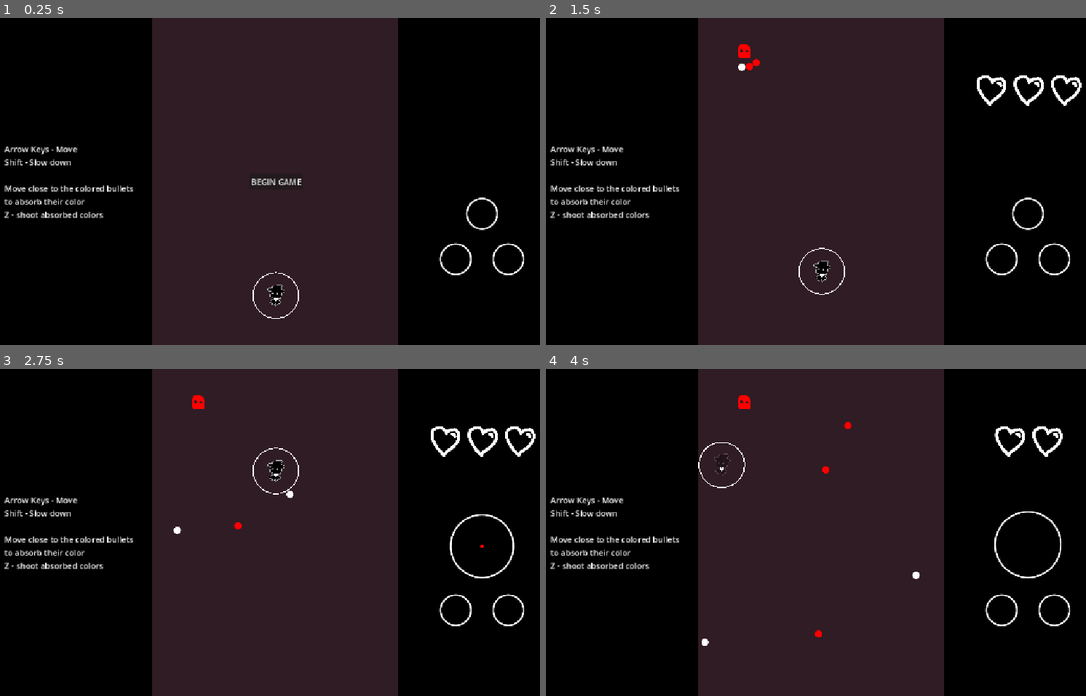
Above: before the commit, frames 1-4 (two rows, left to right).
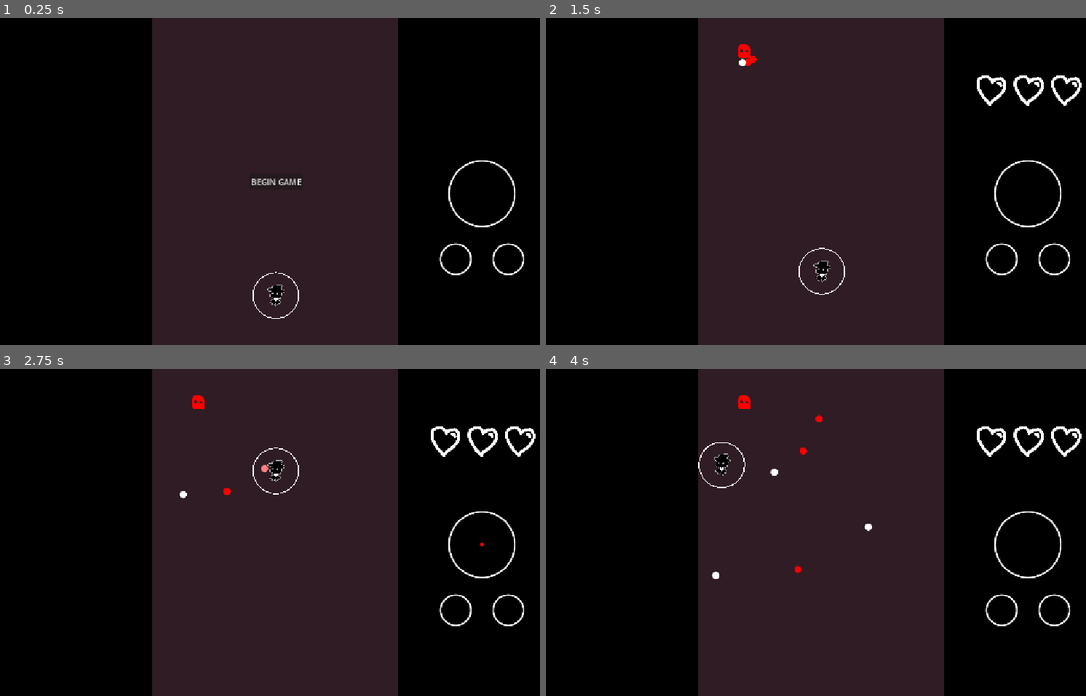
Above: after the commit, the same moments.

Repository: piksalchaos/bullet-hell
Game: Godot game, scene res://scenes/game.tscn
The game is run twice, just before and just after one commit, with the same random seed, the same clock (stepped at 60 frames per second) and the same inputs.
Inputs:
- Up to frame 1 (0.25 s): no input
- Up to frame 2 (1.5 s): click "BEGIN GAME" at 0.5 s; tap Enter at 1.25 s; hold Up (up) from 1.28 s (still down); hold Z (shoot) from 1.28 s (still down)
- Up to frame 3 (2.75 s): keep holding Up (up); release Z (shoot) at 2.03 s; tap Z (shoot) at 2.1 s
- Up to frame 4 (4 s): release Up (up) at 2.78 s; hold Shift (slow) 2.78-3.53 s; hold Left (left) from 2.78 s (still down); tap Z (shoot) at 3.05, 3.6 s

The runs differ from the first frame. In frame 1, 1.3% of the frame differs, in the area x 0-96%, y 39-65%; in frame 2, 1.4%; in frame 3, 1.4%; in frame 4, 2.1%, in the area x 0-100%, y 14-85%.

Commit message:
working on tutorial level!
- also messed around with round system a bit

Diff:
--- a/project.godot
+++ b/project.godot
@@ -31,6 +31,7 @@
 [global_group]
 
 bullet_components=""
+spawners=""
 
 [input]
 
--- a/scenes/bullets/ghost_bullet.gd
+++ b/scenes/bullets/ghost_bullet.gd
@@ -1,6 +1,6 @@
 extends Node2D
 
-@export var speed := 180.0
+@export var speed := 130.0
 @export var initial_color_id: Globals.COLOR_ID
 @onready var color_component: ColorComponent = $ColorComponent
 
--- a/scenes/components/hitbox_component.gd
+++ b/scenes/components/hitbox_component.gd
@@ -1,8 +1,8 @@
 class_name HitboxComponent extends Area2D
 
 @export var health_component: HealthComponent
-@export var color_id: Globals.COLOR_ID
+@export var color_component: ColorComponent
 
 func hit(damage: int, bullet_color_id: Globals.COLOR_ID):
-	if not health_component or color_id != bullet_color_id: return
+	if not health_component or color_component.color_id != bullet_color_id: return
 	health_component.attack(damage)
--- /dev/null
+++ b/scenes/enemy_spawners/dummy_spawner.gd
@@ -0,0 +1,13 @@
+extends Marker2D
+
+const DUMMY_ENEMY = preload("uid://dn0cnxlnduxm7")
+
+@export var initial_color_id: Globals.COLOR_ID
+
+func begin() -> void:
+	var enemy = DUMMY_ENEMY.instantiate()
+	enemy.position = Vector2(position.x, -100)
+	enemy.starting_position = position
+	enemy.initial_color_id = initial_color_id
+	Globals.enemy_container.add_child(enemy)
+	enemy.tree_exited.connect(queue_free)
--- /dev/null
+++ b/scenes/enemy_spawners/dummy_spawner.tscn
@@ -0,0 +1,6 @@
+[gd_scene load_steps=2 format=3 uid="uid://cke06xgosg1yn"]
+
+[ext_resource type="Script" uid="uid://n6f0evbw4vn7" path="res://scenes/enemy_spawners/dummy_spawner.gd" id="1_0o63v"]
+
+[node name="DummySpawner" type="Marker2D" groups=["spawners"]]
+script = ExtResource("1_0o63v")
--- a/scenes/enemy_spawners/ghost_enemy_spawner.tscn
+++ b/scenes/enemy_spawners/ghost_enemy_spawner.tscn
@@ -2,5 +2,5 @@
 
 [ext_resource type="Script" uid="uid://cpvgpkefedhkk" path="res://scenes/enemy_spawners/ghost_enemy_spawner.gd" id="1_baypi"]
 
-[node name="GhostEnemySpawner" type="Marker2D"]
+[node name="GhostEnemySpawner" type="Marker2D" groups=["spawners"]]
 script = ExtResource("1_baypi")
--- a/scenes/enemy_spawners/timer_spawner.tscn
+++ /dev/null
@@ -1,12 +0,0 @@
-[gd_scene load_steps=2 format=3 uid="uid://dcit7wu58ad5n"]
-
-[ext_resource type="Script" uid="uid://c0g1glllnv7kc" path="res://scenes/enemy_spawners/timer_spawner.gd" id="1_k7vi6"]
-
-[node name="TimerSpawner" type="Node2D"]
-script = ExtResource("1_k7vi6")
-
-[node name="Timer" type="Timer" parent="."]
-one_shot = true
-
-[connection signal="child_order_changed" from="." to="." method="_on_child_order_changed"]
-[connection signal="timeout" from="Timer" to="." method="_on_timer_timeout"]
--- /dev/null
+++ b/scenes/entities/enemies/dummy_enemy.gd
@@ -0,0 +1,41 @@
+extends Node2D
+
+const GHOST_BULLET = preload("res://scenes/bullets/ghost_bullet.tscn")
+const TWEEN_ENTER_DURATION := 0.75
+const TWEEN_EXIT_DURATION := 1.5
+@onready var bullet_timer: Timer = $BulletTimer
+@onready var color_component: ColorComponent = $ColorComponent
+
+@export var starting_position: Vector2
+@export var initial_color_id: Globals.COLOR_ID
+
+func _ready() -> void:
+	change_position(starting_position, begin_attacking, TWEEN_ENTER_DURATION)
+	color_component.color_id = initial_color_id
+
+func change_position(
+	new_position: Vector2,
+	callback: Callable = func(): pass,
+	tween_duration: float = TWEEN_ENTER_DURATION,
+	ease_type: Tween.EaseType = Tween.EASE_OUT
+) -> void:
+	var tween = get_tree().create_tween()
+	tween.tween_property(self, "position", new_position, tween_duration) \
+	 	 .set_ease(ease_type) \
+		 .set_trans(Tween.TRANS_SINE)
+	tween.tween_callback(callback)
+
+func begin_attacking() -> void:
+	shoot()
+	bullet_timer.start()
+
+func _on_bullet_timer_timeout() -> void:
+	shoot()
+
+func shoot() -> void:
+	print('wa')
+	var bullet = GHOST_BULLET.instantiate()
+	bullet.position = position
+	bullet.rotation = (Globals.player_position - position).angle()
+	bullet.initial_color_id = initial_color_id
+	Globals.bullet_container.add_child(bullet)
--- /dev/null
+++ b/scenes/entities/enemies/dummy_enemy.tscn
@@ -0,0 +1,35 @@
+[gd_scene load_steps=7 format=3 uid="uid://dn0cnxlnduxm7"]
+
+[ext_resource type="Script" uid="uid://mhrmws40cvwd" path="res://scenes/entities/enemies/dummy_enemy.gd" id="1_ummet"]
+[ext_resource type="PackedScene" uid="uid://xqi3gat184am" path="res://scenes/components/color_component.tscn" id="2_4b57w"]
+[ext_resource type="Texture2D" uid="uid://cuywvpoxd4211" path="res://images/dummy.png" id="3_1cytd"]
+[ext_resource type="PackedScene" uid="uid://m6r4ofi4qdxx" path="res://scenes/components/hitbox_component.tscn" id="4_xwkor"]
+[ext_resource type="PackedScene" uid="uid://djgvpk2hk284t" path="res://scenes/components/health_component.tscn" id="5_glh40"]
+
+[sub_resource type="CapsuleShape2D" id="CapsuleShape2D_03np2"]
+radius = 26.0
+height = 60.0
+
+[node name="DummyEnemy" type="Node2D"]
+script = ExtResource("1_ummet")
+
+[node name="Sprite2D" type="Sprite2D" parent="."]
+scale = Vector2(0.4, 0.36)
+texture = ExtResource("3_1cytd")
+
+[node name="ColorComponent" parent="." instance=ExtResource("2_4b57w")]
+
+[node name="HitboxComponent" parent="." node_paths=PackedStringArray("health_component", "color_component") instance=ExtResource("4_xwkor")]
+health_component = NodePath("../HealthComponent")
+color_component = NodePath("../ColorComponent")
+
+[node name="CollisionShape2D" type="CollisionShape2D" parent="HitboxComponent"]
+shape = SubResource("CapsuleShape2D_03np2")
+
+[node name="HealthComponent" parent="." instance=ExtResource("5_glh40")]
+max_health = 4
+
+[node name="BulletTimer" type="Timer" parent="."]
+wait_time = 1.5
+
+[connection signal="timeout" from="BulletTimer" to="." method="_on_bullet_timer_timeout"]
--- a/scenes/entities/enemies/ghost_enemy.tscn
+++ b/scenes/entities/enemies/ghost_enemy.tscn
@@ -16,9 +16,9 @@
 scale = Vector2(0.3, 0.3)
 texture = ExtResource("2_b7aru")
 
-[node name="HitboxComponent" parent="." node_paths=PackedStringArray("health_component") instance=ExtResource("3_h2v7a")]
+[node name="HitboxComponent" parent="." node_paths=PackedStringArray("health_component", "color_component") instance=ExtResource("3_h2v7a")]
 health_component = NodePath("../HealthComponent")
-color_id = null
+color_component = NodePath("../ColorComponent")
 
 [node name="CollisionShape2D2" type="CollisionShape2D" parent="HitboxComponent"]
 shape = SubResource("CircleShape2D_defa4")
--- a/scenes/entities/player/player.gd
+++ b/scenes/entities/player/player.gd
@@ -1,4 +1,6 @@
 class_name Player extends Area2D
+
+@export var is_vulnerable := true
 
 @onready var cooldown_timer: Timer = $CooldownTimer
 @onready var sprite_2d: Sprite2D = $Sprite2D
@@ -27,7 +29,8 @@
 	Globals.update_player_position(position)
 
 func hit() -> void:
-	got_hit.emit()
+	if is_vulnerable:
+		got_hit.emit()
 	sprite_2d.modulate.a = COOLDOWN_ALPHA
 	is_on_cooldown = true
 	cooldown_timer.start()
--- a/scenes/game.tscn
+++ b/scenes/game.tscn
@@ -6,7 +6,7 @@
 [ext_resource type="PackedScene" uid="uid://whf6whxkmq2" path="res://scenes/entities/player/player.tscn" id="3_p57ef"]
 [ext_resource type="PackedScene" uid="uid://473s7ceqps1b" path="res://scenes/round_manager/round.tscn" id="4_p57ef"]
 [ext_resource type="PackedScene" uid="uid://d1qnmgu3nadmv" path="res://scenes/enemy_spawners/ghost_enemy_spawner.tscn" id="5_p57ef"]
-[ext_resource type="PackedScene" uid="uid://dcit7wu58ad5n" path="res://scenes/enemy_spawners/timer_spawner.tscn" id="6_u5sy4"]
+[ext_resource type="PackedScene" uid="uid://dcit7wu58ad5n" path="res://scenes/round_manager/timer_round.tscn" id="6_u5sy4"]
 
 [node name="Game" type="Node"]
 script = ExtResource("1_p57ef")
--- a/scenes/gui/hud.tscn
+++ b/scenes/gui/hud.tscn
@@ -23,6 +23,7 @@
 color = Color(0, 0, 0, 1)
 
 [node name="Label" type="Label" parent="LeftBar"]
+visible = false
 layout_mode = 1
 anchors_preset = 8
 anchor_left = 0.5
--- a/scenes/gui/palette/palette.gd
+++ b/scenes/gui/palette/palette.gd
@@ -7,6 +7,7 @@
 const TWEEN_DURATION = 0.35
 
 const PALETTE_COLOR = preload("uid://cnfbbe0r3do7e")
+@onready var color_container: Control = $ColorContainer
 var selected_primary_color_index: int = 0
 var rotation_factor: int = 0
 
@@ -15,13 +16,17 @@
 	SignalBus.selected_color_changed.connect(_on_selected_color_changed)
 	for i in Globals.PRIMARY_COLORS.size():
 		var palette_color = PALETTE_COLOR.instantiate()
+		palette_color.color_id = Globals.PRIMARY_COLORS[i]
+		color_container.add_child(palette_color)
 		var angle = i * PI*(2.0/3) - PI/2
-		palette_color.position = Vector2(cos(angle), sin(angle)) * CENTER_DISTANCE
-		palette_color.color_id = Globals.PRIMARY_COLORS[i]
-		add_child(palette_color)
+		if i == selected_primary_color_index:
+			palette_color.position = Vector2(cos(angle), sin(angle)) * SELECTED_CENTER_DISTANCE
+			palette_color.radius = SELECTED_RADIUS
+		else:
+			palette_color.position = Vector2(cos(angle), sin(angle)) * CENTER_DISTANCE
 
 func _on_color_amount_changed(primary_color_index, percentage):
-	get_child(primary_color_index).percentage = percentage
+	color_container.get_child(primary_color_index).percentage = percentage
 
 func _on_selected_color_changed(primary_color_index):
 	var primary_color_count = Globals.PRIMARY_COLORS.size()
@@ -33,12 +38,12 @@
 		rotation_factor -= cw_offset
 
 	var tween = get_tree().create_tween()
-	tween.tween_property(self, "rotation", rotation_factor * PI*(2.0/3), TWEEN_DURATION) \
+	tween.tween_property(color_container, "rotation", rotation_factor * PI*(2.0/3), TWEEN_DURATION) \
 		.set_ease(Tween.EASE_OUT).set_trans(Tween.TRANS_QUAD)
 	tween.set_parallel()
 
-	var selected_color = get_child(primary_color_index)
-	var previous_selected_color = get_child(selected_primary_color_index)
+	var selected_color = color_container.get_child(primary_color_index)
+	var previous_selected_color = color_container.get_child(selected_primary_color_index)
 	#
 	tween.tween_property(selected_color, "radius", SELECTED_RADIUS, TWEEN_DURATION) \
 		.set_ease(Tween.EASE_OUT).set_trans(Tween.TRANS_QUAD)
--- a/scenes/gui/palette/palette.tscn
+++ b/scenes/gui/palette/palette.tscn
@@ -1,8 +1,10 @@
-[gd_scene load_steps=2 format=3 uid="uid://c0hmb6lqnynne"]
+[gd_scene load_steps=3 format=3 uid="uid://c0hmb6lqnynne"]
 
 [ext_resource type="Script" uid="uid://b0tkj077blslc" path="res://scenes/gui/palette/palette.gd" id="1_dv22i"]
+[ext_resource type="Texture2D" uid="uid://c2egoeq5g6day" path="res://images/palette_arrow.png" id="2_j3s2e"]
 
-[node name="Palette" type="Container"]
+[node name="Palette" type="Control"]
+layout_mode = 3
 anchors_preset = 8
 anchor_left = 0.5
 anchor_top = 0.5
@@ -11,3 +13,99 @@
 grow_horizontal = 2
 grow_vertical = 2
 script = ExtResource("1_dv22i")
+
+[node name="ColorContainer" type="Control" parent="."]
+anchors_preset = 0
+offset_right = 40.0
+offset_bottom = 40.0
+
+[node name="TextureRect" type="TextureRect" parent="."]
+visible = false
+layout_mode = 1
+anchors_preset = 8
+anchor_left = 0.5
+anchor_top = 0.5
+anchor_right = 0.5
+anchor_bottom = 0.5
+offset_left = 85.0
+offset_top = -89.0
+offset_right = 185.0
+offset_bottom = 11.0
+grow_horizontal = 2
+grow_vertical = 2
+rotation = 0.2617994
+pivot_offset = Vector2(50, 0)
+texture = ExtResource("2_j3s2e")
+expand_mode = 1
+
+[node name="Label" type="Label" parent="TextureRect"]
+layout_mode = 0
+offset_left = 19.74669
+offset_top = 18.459106
+offset_right = 59.74669
+offset_bottom = 41.459106
+rotation = -0.6584221
+text = "S"
+
+[node name="TextureRect2" type="TextureRect" parent="."]
+visible = false
+layout_mode = 1
+anchors_preset = 8
+anchor_left = 0.5
+anchor_top = 0.5
+anchor_right = 0.5
+anchor_bottom = 0.5
+offset_left = -185.0
+offset_top = -89.0
+offset_right = -85.0
+offset_bottom = 11.0
+grow_horizontal = 2
+grow_vertical = 2
+rotation = -0.2617994
+pivot_offset = Vector2(50, 0)
+texture = ExtResource("2_j3s2e")
+expand_mode = 1
+flip_h = true
+
+[node name="Label" type="Label" parent="TextureRect2"]
+layout_mode = 0
+offset_left = 71.55995
+offset_top = 16.12975
+offset_right = 111.55995
+offset_bottom = 39.129753
+rotation = 0.78136456
+text = "A"
+
+[node name="Label" type="Label" parent="."]
+visible = false
+layout_mode = 1
+anchors_preset = 8
+anchor_left = 0.5
+anchor_top = 0.5
+anchor_right = 0.5
+anchor_bottom = 0.5
+offset_left = -73.0
+offset_top = 68.0
+offset_right = -33.0
+offset_bottom = 91.0
+grow_horizontal = 2
+grow_vertical = 2
+text = "A"
+horizontal_alignment = 1
+
+[node name="Label2" type="Label" parent="."]
+visible = false
+layout_mode = 1
+anchors_preset = 8
+anchor_left = 0.5
+anchor_top = 0.5
+anchor_right = 0.5
+anchor_bottom = 0.5
+offset_left = 33.0
+offset_top = 68.0
+offset_right = 73.0
+offset_bottom = 91.0
+grow_horizontal = 2
+grow_vertical = 2
+text = "S"
+horizontal_alignment = 1
--- a/scenes/round_manager/round.gd
+++ b/scenes/round_manager/round.gd
@@ -1,9 +1,26 @@
 class_name Round extends Node2D
 
+@export var spawner_container: Node2D = self
+
+func _ready():
+	hide()
+	spawner_container.child_order_changed.connect(_on_spawner_container_child_order_changed)
+
 func begin() -> void:
-	for spawner in get_children():
-		spawner.begin()
+	show()
+	var spawner_children = get_spawner_children()
+	if spawner_children.is_empty(): spawner_container.queue_free()
+	for spawner in spawner_children:
+		if spawner.has_method("begin"):
+			spawner.begin()
 
-func _on_child_order_changed() -> void:
-	if get_child_count() <= 0:
-		queue_free()
+func _on_spawner_container_child_order_changed() -> void:
+	if get_spawner_children().is_empty(): spawner_container.queue_free()
+
+func get_spawner_children() -> Array:
+	var spawner_children = []
+	for child in spawner_container.get_children():
+		if child.is_in_group("spawners") and child != self:
+			spawner_children.append(child)
+	print(spawner_children)
+	return spawner_children
--- a/scenes/round_manager/round.tscn
+++ b/scenes/round_manager/round.tscn
@@ -2,7 +2,5 @@
 
 [ext_resource type="Script" uid="uid://nke5gij7chmn" path="res://scenes/round_manager/round.gd" id="1_vfk7k"]
 
-[node name="Round" type="Node2D"]
+[node name="Round" type="Node2D" groups=["spawners"]]
 script = ExtResource("1_vfk7k")
-
-[connection signal="child_order_changed" from="." to="." method="_on_child_order_changed"]
--- a/scenes/round_manager/round_manager.gd
+++ b/scenes/round_manager/round_manager.gd
@@ -5,7 +5,7 @@
 
 func begin_upcoming_round() -> void:
 	if get_child_count() == 0: return
-	var upcoming_round: Round = get_child(0)
+	var upcoming_round = get_child(0)
 	#upcoming_round.enemies_defeated.connect(goto_next_round)
 	upcoming_round.tree_exited.connect(begin_upcoming_round)
 	upcoming_round.begin()
--- a/scenes/enemy_spawners/timer_spawner.gd
+++ b/scenes/round_manager/timer_round.gd
@@ -1,19 +1,16 @@
 extends Node2D
 
 @onready var timer: Timer = $Timer
+@onready var round_spawner: Round = $Round
 @export var wait_time: float = 1.0
 
 func _ready() -> void:
+	hide()
 	timer.wait_time = wait_time
 
 func begin() -> void:
+	show()
 	timer.start()
 
 func _on_timer_timeout() -> void:
-	for spawner in get_children():
-		if spawner.has_method("begin"):
-			spawner.begin()
-
-func _on_child_order_changed() -> void:
-	if get_child_count() <= 1:
-		queue_free()
+	round_spawner.begin()
--- /dev/null
+++ b/scenes/round_manager/timer_round.tscn
@@ -0,0 +1,15 @@
+[gd_scene load_steps=3 format=3 uid="uid://dcit7wu58ad5n"]
+
+[ext_resource type="Script" uid="uid://c0g1glllnv7kc" path="res://scenes/round_manager/timer_round.gd" id="1_k7vi6"]
+[ext_resource type="PackedScene" uid="uid://473s7ceqps1b" path="res://scenes/round_manager/round.tscn" id="2_4d3h3"]
+
+[node name="TimerRound" type="Node2D" groups=["spawners"]]
+script = ExtResource("1_k7vi6")
+
+[node name="Timer" type="Timer" parent="."]
+one_shot = true
+
+[node name="Round" parent="." node_paths=PackedStringArray("spawner_container") instance=ExtResource("2_4d3h3")]
+spawner_container = NodePath("..")
+
+[connection signal="timeout" from="Timer" to="." method="_on_timer_timeout"]
--- /dev/null
+++ b/scenes/tutorial.tscn
@@ -0,0 +1,162 @@
+[gd_scene load_steps=8 format=3 uid="uid://bu583r4y73euh"]
+
+[ext_resource type="Script" uid="uid://jttxe4pbb07u" path="res://scenes/game.gd" id="1_gbqnl"]
+[ext_resource type="PackedScene" uid="uid://whf6whxkmq2" path="res://scenes/entities/player/player.tscn" id="2_ckvwl"]
+[ext_resource type="Script" uid="uid://bu68n2vqivnpj" path="res://scenes/round_manager/round_manager.gd" id="3_nlqja"]
+[ext_resource type="PackedScene" uid="uid://473s7ceqps1b" path="res://scenes/round_manager/round.tscn" id="4_0epgs"]
+[ext_resource type="PackedScene" uid="uid://dcit7wu58ad5n" path="res://scenes/round_manager/timer_round.tscn" id="4_6yjpi"]
+[ext_resource type="PackedScene" uid="uid://cke06xgosg1yn" path="res://scenes/enemy_spawners/dummy_spawner.tscn" id="5_6yjpi"]
+[ext_resource type="PackedScene" uid="uid://dvrx8wmadvywy" path="res://scenes/gui/hud.tscn" id="7_ej4tf"]
+
+[node name="Game" type="Node"]
+script = ExtResource("1_gbqnl")
+
+[node name="Stage" type="Node2D" parent="."]
+position = Vector2(333, 0)
+
+[node name="Player" parent="Stage" instance=ExtResource("2_ckvwl")]
+position = Vector2(242, 550)
+is_vulnerable = false
+
+[node name="BulletContainer" type="Node2D" parent="Stage"]
+
+[node name="EnemyContainer" type="Node2D" parent="Stage"]
+
+[node name="RoundManager" type="Node2D" parent="Stage"]
+script = ExtResource("3_nlqja")
+
+[node name="TimerRound" parent="Stage/RoundManager" instance=ExtResource("4_6yjpi")]
+visible = false
+wait_time = 5.0
+
+[node name="Label" type="Label" parent="Stage/RoundManager/TimerRound"]
+anchors_preset = 8
+anchor_left = 0.5
+anchor_top = 0.5
+anchor_right = 0.5
+anchor_bottom = 0.5
+offset_left = 93.0
+offset_top = 157.0
+offset_right = 393.0
+offset_bottom = 180.0
+grow_horizontal = 2
+grow_vertical = 2
+text = "Arrow Keys: Move around"
+horizontal_alignment = 1
+
+[node name="TimerRound2" parent="Stage/RoundManager" instance=ExtResource("4_6yjpi")]
+
+[node name="Round" parent="Stage/RoundManager" instance=ExtResource("4_0epgs")]
+
+[node name="Label" type="Label" parent="Stage/RoundManager/Round"]
+anchors_preset = 8
+anchor_left = 0.5
+anchor_top = 0.5
+anchor_right = 0.5
+anchor_bottom = 0.5
+offset_left = 81.0
+offset_top = 35.0
+offset_right = 405.0
+offset_bottom = 84.0
+grow_horizontal = 2
+grow_vertical = 2
+text = "Move near colored bullets to absorb them
+Press 'Z' to shoot them back"
+horizontal_alignment = 1
+
+[node name="TimerRound" parent="Stage/RoundManager/Round" instance=ExtResource("4_6yjpi")]
+wait_time = 2.5
+
+[node name="DummySpawner" parent="Stage/RoundManager/Round/TimerRound" instance=ExtResource("5_6yjpi")]
+position = Vector2(243, 173)
+
+[node name="Round2" parent="Stage/RoundManager" instance=ExtResource("4_0epgs")]
+visible = false
+
+[node name="Label" type="Label" parent="Stage/RoundManager/Round2"]
+anchors_preset = 8
+anchor_left = 0.5
+anchor_top = 0.5
+anchor_right = 0.5
+anchor_bottom = 0.5
+offset_left = 41.5
+offset_top = 26.0
+offset_right = 444.5
+offset_bottom = 101.0
+grow_horizontal = 2
+grow_vertical = 2
+text = "Enemies can only be hit by bullets of their own color
+
+Use 'A' or 'S' to switch your bullet color"
+horizontal_alignment = 1
+
+[node name="TimerRound3" parent="Stage/RoundManager/Round2" instance=ExtResource("4_6yjpi")]
+wait_time = 2.0
+
+[node name="DummySpawner" parent="Stage/RoundManager/Round2/TimerRound3" instance=ExtResource("5_6yjpi")]
+position = Vector2(97.20001, 182)
+
+[node name="TimerRound2" parent="Stage/RoundManager/Round2" instance=ExtResource("4_6yjpi")]
+wait_time = 3.0
+
+[node name="DummySpawner" parent="Stage/RoundManager/Round2/TimerRound2" instance=ExtResource("5_6yjpi")]
+position = Vector2(243, 182)
+initial_color_id = 2
+
+[node name="TimerRound" parent="Stage/RoundManager/Round2" instance=ExtResource("4_6yjpi")]
+wait_time = 4.0
+
+[node name="DummySpawner" parent="Stage/RoundManager/Round2/TimerRound" instance=ExtResource("5_6yjpi")]
+position = Vector2(388.8, 182)
+initial_color_id = 4
+
+[node name="HUD" parent="." instance=ExtResource("7_ej4tf")]
+
+[node name="Tutorial" type="Control" parent="."]
+visible = false
+layout_mode = 3
+anchors_preset = 15
+anchor_right = 1.0
+anchor_bottom = 1.0
+offset_left = 333.0
+offset_right = -335.0
+grow_horizontal = 2
+grow_vertical = 2
+
+[node name="Part1" type="Label" parent="Tutorial"]
+visible = false
+layout_mode = 1
+anchors_preset = 8
+anchor_left = 0.5
+anchor_top = 0.5
+anchor_right = 0.5
+anchor_bottom = 0.5
+offset_left = -105.5
+offset_top = -11.5
+offset_right = 105.5
+offset_bottom = 11.5
+grow_horizontal = 2
+grow_vertical = 2
+text = "Move Using the Arrow Keys"
+
+[node name="Part2" type="Label" parent="Tutorial"]
+visible = false
+layout_mode = 1
+anchors_preset = 8
+anchor_left = 0.5
+anchor_top = 0.5
+anchor_right = 0.5
+anchor_bottom = 0.5
+offset_left = -105.5
+offset_top = -11.5
+offset_right = 105.5
+offset_bottom = 11.5
+grow_horizontal = 2
+grow_vertical = 2
+text = "Move next to the colored bullets
+to absorb them"
+horizontal_alignment = 1
+
+[connection signal="got_hit" from="Stage/Player" to="." method="_on_player_got_hit"]
+[connection signal="child_entered_tree" from="Stage/BulletContainer" to="Stage/BulletContainer" method="_on_child_entered_tree"]
+[connection signal="start_button_pressed" from="HUD" to="." method="_on_hud_start_button_pressed"]
Binary file added: images/dummy.png
Not shown, added: images/dummy.png.import
Binary file added: images/palette_arrow.png
Not shown, added: images/palette_arrow.png.import
Not shown, added: scenes/enemy_spawners/dummy_spawner.gd.uid
Not shown, added: scenes/entities/enemies/dummy_enemy.gd.uid
Renamed: scenes/enemy_spawners/timer_spawner.gd.uid -> scenes/round_manager/timer_round.gd.uid
